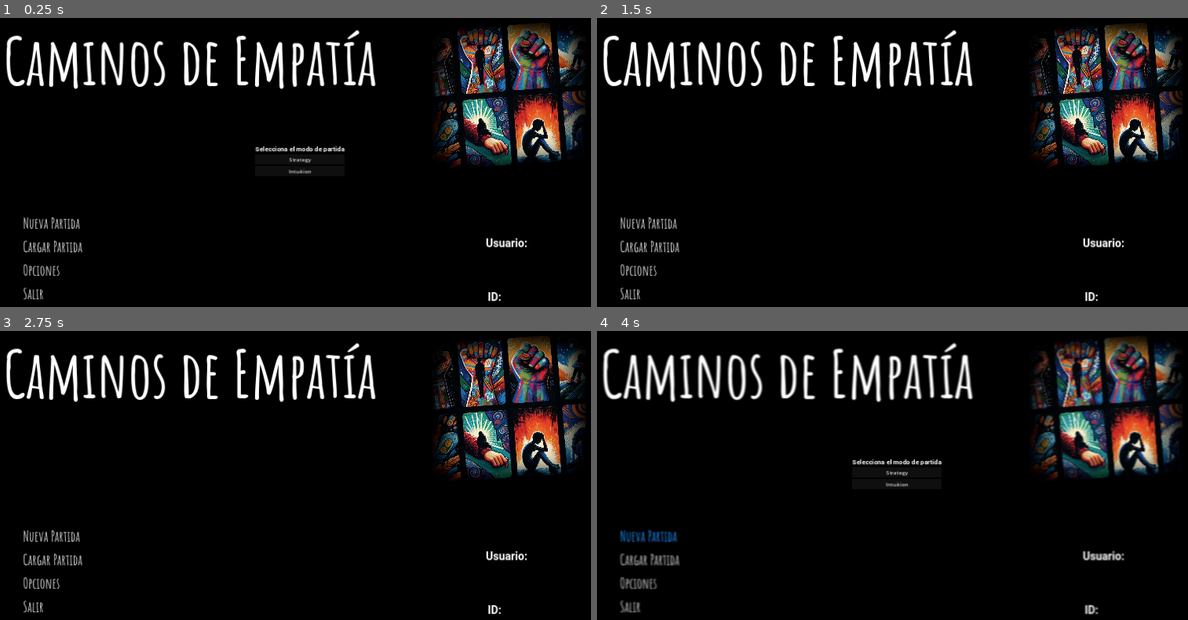
Above: before the commit, frames 1-4 (two rows, left to right).
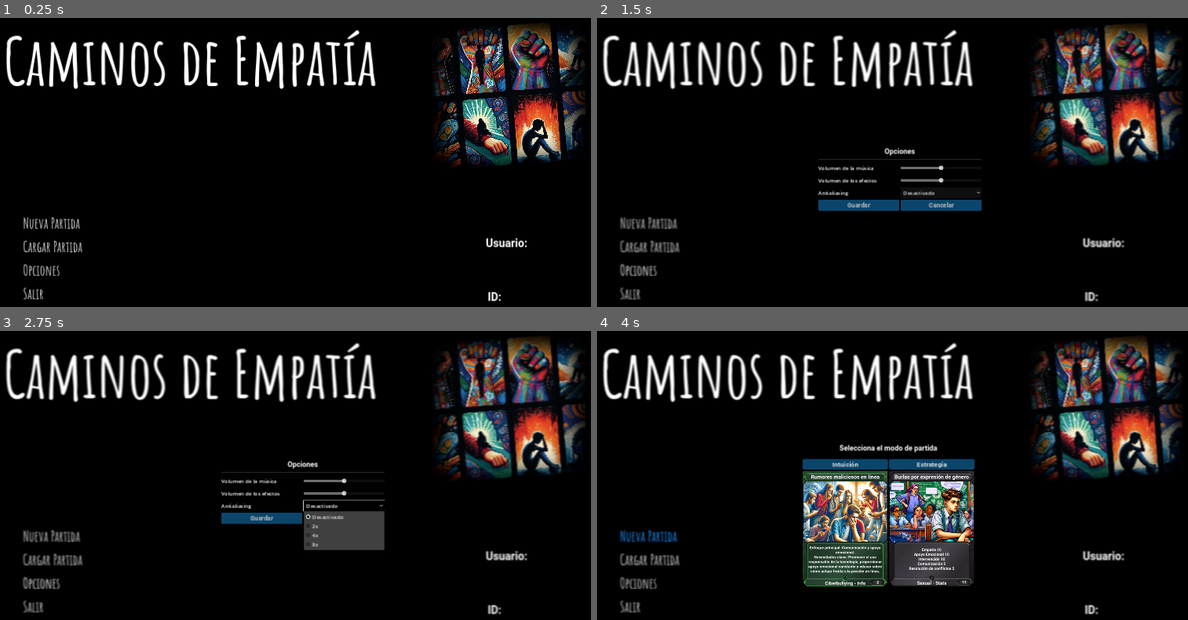
Above: after the commit, the same moments.

Repository: CarlosAlcarazDev/empathy
Game: Godot game, scene res://scenes/MainMenu.tscn
Same seed, same stepped clock (60 frames per second), same inputs: the game is played once before the commit and once after it. This scene is started directly instead of the project's main scene. Sound files missing from this copy of the repository are replaced by a short silence.
Inputs (mouse positions are in pixels of both pictures, inside the frame that each line leads up to):
- Up to frame 1 (0.25 s): no input
- Up to frame 2 (1.5 s): click "Opciones" at 0.5 s; click (898, 159) at 1.25 s, where only the run before the commit has a clickable "Strategy"
- Up to frame 3 (2.75 s): click (342, 504) at 2 s, where only the run after the commit has a clickable "Desactivado"
- Up to frame 4 (4 s): click (857, 518) at 2.75 s, where only the run after the commit has a clickable "Guardar"; click "Nueva Partida" at 3.5 s

The runs differ from the first frame. In frame 1, 0.3% of the frame differs, in the area x 43-59%, y 44-54%; in frame 2, 7.6%; in frame 3, 8.9%; in frame 4, 12%, in the area x 34-64%, y 39-89%.

Commit message:
MainMenu 3
Iniciar Partida Popup
Opciones Popup
Falta persistencia en //user de las opciones

Diff:
--- a/scenes/MainMenu.tscn
+++ b/scenes/MainMenu.tscn
@@ -1,11 +1,15 @@
-[gd_scene load_steps=15 format=3 uid="uid://fl3m5e2kgfnv"]
+[gd_scene load_steps=26 format=3 uid="uid://fl3m5e2kgfnv"]
 
 [ext_resource type="Script" path="res://scripts/main_menu.gd" id="1_60ffg"]
 [ext_resource type="FontFile" uid="uid://bceo6mdndisde" path="res://assets/fonts/Roboto-Bold.ttf" id="2_dav8f"]
 [ext_resource type="FontFile" uid="uid://bo8csdsex1d3i" path="res://assets/fonts/AmaticSC-Bold.ttf" id="2_ne65k"]
 [ext_resource type="AudioStream" uid="uid://dx2fo7t2540dk" path="res://assets/audio/music/Stand Strong.mp3" id="4_uk030"]
 [ext_resource type="Shader" path="res://scripts/MainMenu.gdshader" id="5_4lncx"]
-[ext_resource type="Script" path="res://scenes/strategy_button.gd" id="6_g1x1w"]
+[ext_resource type="Texture2D" uid="uid://bmqx20spjktk8" path="res://assets/images/backgrounds/bg_card_intuition_info.png" id="6_pae60"]
+[ext_resource type="Script" path="res://scenes/bg_card_1_texture_button.gd" id="7_ll3kt"]
+[ext_resource type="Texture2D" uid="uid://c2ndnemxcb3qi" path="res://assets/images/backgrounds/bg_card_strategy_stats.png" id="7_o0epr"]
+[ext_resource type="Script" path="res://scenes/bg_card_2_texture_button.gd" id="9_sta3f"]
+[ext_resource type="Script" path="res://scenes/option_window.gd" id="10_aj7d5"]
 
 [sub_resource type="StyleBoxEmpty" id="StyleBoxEmpty_7qmmk"]
 
@@ -49,6 +53,47 @@
 corner_radius_top_right = 5
 corner_radius_bottom_right = 5
 corner_radius_bottom_left = 5
+
+[sub_resource type="StyleBoxFlat" id="StyleBoxFlat_q4x7e"]
+bg_color = Color(0.0431373, 0.270588, 0.415686, 1)
+corner_radius_top_left = 5
+corner_radius_top_right = 5
+corner_radius_bottom_right = 5
+corner_radius_bottom_left = 5
+
+[sub_resource type="StyleBoxFlat" id="StyleBoxFlat_ktxdy"]
+bg_color = Color(0.0431373, 0.270588, 0.415686, 1)
+corner_radius_top_left = 5
+corner_radius_top_right = 5
+corner_radius_bottom_right = 5
+corner_radius_bottom_left = 5
+
+[sub_resource type="StyleBoxFlat" id="StyleBoxFlat_duuss"]
+bg_color = Color(0.0802329, 0.388847, 0.580558, 1)
+corner_radius_top_left = 5
+corner_radius_top_right = 5
+corner_radius_bottom_right = 5
+corner_radius_bottom_left = 5
+
+[sub_resource type="StyleBoxFlat" id="StyleBoxFlat_g0e3o"]
+bg_color = Color(0.0431373, 0.270588, 0.415686, 1)
+corner_radius_top_left = 5
+corner_radius_top_right = 5
+corner_radius_bottom_right = 5
+corner_radius_bottom_left = 5
+
+[sub_resource type="StyleBoxFlat" id="StyleBoxFlat_rsbxk"]
+bg_color = Color(0.0431373, 0.270588, 0.415686, 1)
+corner_radius_top_left = 5
+corner_radius_top_right = 5
+corner_radius_bottom_right = 5
+corner_radius_bottom_left = 5
+
+[sub_resource type="StyleBoxFlat" id="StyleBoxFlat_mgtxe"]
+bg_color = Color(0.0431373, 0.270588, 0.415686, 1)
+
+[sub_resource type="StyleBoxFlat" id="StyleBoxFlat_cpojq"]
+bg_color = Color(0.0431373, 0.270588, 0.415686, 1)
 
 [node name="MainMenu" type="Control"]
 layout_mode = 3
@@ -153,7 +198,7 @@
 offset_bottom = 1286.0
 scale = Vector2(0.4, 0.4)
 
-[node name="AudioStreamPlayer2D" type="AudioStreamPlayer2D" parent="."]
+[node name="MusicPlayer" type="AudioStreamPlayer2D" parent="."]
 stream = ExtResource("4_uk030")
 autoplay = true
 
@@ -177,8 +222,8 @@
 
 [node name="ExitWindow" type="Window" parent="Overlay"]
 auto_translate_mode = 1
-initial_position = 1
-size = Vector2i(221, 112)
+position = Vector2i(785, 484)
+size = Vector2i(350, 112)
 visible = false
 transient = true
 exclusive = true
@@ -190,7 +235,6 @@
 anchors_preset = 15
 anchor_right = 1.0
 anchor_bottom = 1.0
-offset_right = -4.0
 offset_bottom = -32.0
 grow_horizontal = 2
 grow_vertical = 2
@@ -202,6 +246,7 @@
 theme_override_fonts/font = ExtResource("2_dav8f")
 theme_override_font_sizes/font_size = 22
 text = "¿Seguro deseas salir?"
+horizontal_alignment = 1
 
 [node name="HSeparator" type="HSeparator" parent="Overlay/ExitWindow/VBoxContainer"]
 layout_mode = 2
@@ -252,53 +297,266 @@
 text = "Cancelar"
 
 [node name="ModeSelectionWindow" type="Window" parent="Overlay"]
-initial_position = 2
-size = Vector2i(300, 100)
+position = Vector2i(440, 30)
+size = Vector2i(850, 600)
+visible = false
 transient = true
 exclusive = true
 unresizable = true
 borderless = true
 
 [node name="VBoxContainer" type="VBoxContainer" parent="Overlay/ModeSelectionWindow"]
-offset_left = 4.0
-offset_top = 4.0
-offset_right = 236.0
-offset_bottom = 97.0
+anchors_preset = 5
+anchor_left = 0.5
+anchor_right = 0.5
+offset_left = -263.0
+offset_right = 263.0
+offset_bottom = 439.0
+grow_horizontal = 2
 
 [node name="Label" type="Label" parent="Overlay/ModeSelectionWindow/VBoxContainer"]
 layout_mode = 2
 theme_override_fonts/font = ExtResource("2_dav8f")
+theme_override_font_sizes/font_size = 22
+text = "Selecciona el modo de partida"
+horizontal_alignment = 1
+
+[node name="HSeparator2" type="HSeparator" parent="Overlay/ModeSelectionWindow/VBoxContainer"]
+layout_mode = 2
+theme_override_constants/separation = 10
+
+[node name="HBoxContainer2" type="HBoxContainer" parent="Overlay/ModeSelectionWindow/VBoxContainer"]
+layout_mode = 2
+size_flags_vertical = 3
+alignment = 1
+
+[node name="IntuitionButton" type="Button" parent="Overlay/ModeSelectionWindow/VBoxContainer/HBoxContainer2"]
+layout_mode = 2
+size_flags_horizontal = 3
+theme_override_fonts/font = ExtResource("2_dav8f")
 theme_override_font_sizes/font_size = 20
-text = "Selecciona el modo de partida"
-
-[node name="StrategyButton" type="Button" parent="Overlay/ModeSelectionWindow/VBoxContainer"]
-layout_mode = 2
-text = "Strategy"
-script = ExtResource("6_g1x1w")
-
-[node name="IntuitionButton" type="Button" parent="Overlay/ModeSelectionWindow/VBoxContainer"]
-layout_mode = 2
-text = "Intuition"
+theme_override_styles/focus = SubResource("StyleBoxFlat_q4x7e")
+theme_override_styles/hover_pressed = SubResource("StyleBoxFlat_ktxdy")
+theme_override_styles/hover = SubResource("StyleBoxFlat_duuss")
+theme_override_styles/pressed = SubResource("StyleBoxFlat_g0e3o")
+theme_override_styles/normal = SubResource("StyleBoxFlat_rsbxk")
+text = "Intuición"
+
+[node name="StrategyButton" type="Button" parent="Overlay/ModeSelectionWindow/VBoxContainer/HBoxContainer2"]
+layout_mode = 2
+size_flags_horizontal = 3
+theme_override_fonts/font = ExtResource("2_dav8f")
+theme_override_font_sizes/font_size = 20
+theme_override_styles/focus = SubResource("StyleBoxFlat_q4x7e")
+theme_override_styles/hover_pressed = SubResource("StyleBoxFlat_ktxdy")
+theme_override_styles/hover = SubResource("StyleBoxFlat_duuss")
+theme_override_styles/pressed = SubResource("StyleBoxFlat_g0e3o")
+theme_override_styles/normal = SubResource("StyleBoxFlat_rsbxk")
+text = "Estrategía"
 
 [node name="Timer" type="Timer" parent="Overlay/ModeSelectionWindow/VBoxContainer"]
 wait_time = 1.5
 
-[node name="TextureButton" type="TextureButton" parent="Overlay/ModeSelectionWindow/VBoxContainer"]
-layout_mode = 2
-
-[node name="InfoLabel" type="Label" parent="."]
+[node name="HBoxContainer" type="HBoxContainer" parent="Overlay/ModeSelectionWindow/VBoxContainer"]
+layout_mode = 2
+
+[node name="BgCardIntuitionTextureButton" type="TextureButton" parent="Overlay/ModeSelectionWindow/VBoxContainer/HBoxContainer"]
+z_index = 1
+layout_mode = 2
+texture_normal = ExtResource("6_pae60")
+script = ExtResource("7_ll3kt")
+
+[node name="Panel" type="Panel" parent="Overlay/ModeSelectionWindow/VBoxContainer/HBoxContainer/BgCardIntuitionTextureButton"]
+layout_mode = 1
+anchors_preset = 8
+anchor_left = 0.5
+anchor_top = 0.5
+anchor_right = 0.5
+anchor_bottom = 0.5
+offset_left = -270.5
+offset_top = -117.5
+offset_right = -120.5
+offset_bottom = 32.5
+grow_horizontal = 2
+grow_vertical = 2
+theme_override_styles/panel = SubResource("StyleBoxFlat_mgtxe")
+
+[node name="Label" type="Label" parent="Overlay/ModeSelectionWindow/VBoxContainer/HBoxContainer/BgCardIntuitionTextureButton/Panel"]
+layout_mode = 1
+anchors_preset = 15
+anchor_right = 1.0
+anchor_bottom = 1.0
+grow_horizontal = 2
+grow_vertical = 2
+theme_override_colors/font_color = Color(1, 1, 1, 1)
+theme_override_fonts/font = ExtResource("2_dav8f")
+theme_override_font_sizes/font_size = 12
+text = "Para jugadores que prefieren un desafío más intuitivo, confiando en su interpretación de la situación para elegir las cartas más adecuadas sin depender directamente de los atributos numéricos."
+horizontal_alignment = 1
+vertical_alignment = 1
+autowrap_mode = 3
+
+[node name="BgCardStrategyTextureButton" type="TextureButton" parent="Overlay/ModeSelectionWindow/VBoxContainer/HBoxContainer"]
+layout_mode = 2
+texture_normal = ExtResource("7_o0epr")
+script = ExtResource("9_sta3f")
+
+[node name="Panel2" type="Panel" parent="Overlay/ModeSelectionWindow/VBoxContainer/HBoxContainer/BgCardStrategyTextureButton"]
+layout_mode = 1
+anchors_preset = 8
+anchor_left = 0.5
+anchor_top = 0.5
+anchor_right = 0.5
+anchor_bottom = 0.5
+offset_left = -270.5
+offset_top = -116.5
+offset_right = -120.5
+offset_bottom = 33.5
+grow_horizontal = 2
+grow_vertical = 2
+theme_override_styles/panel = SubResource("StyleBoxFlat_cpojq")
+
+[node name="Label" type="Label" parent="Overlay/ModeSelectionWindow/VBoxContainer/HBoxContainer/BgCardStrategyTextureButton/Panel2"]
+layout_mode = 1
+anchors_preset = 15
+anchor_right = 1.0
+anchor_bottom = 1.0
+grow_horizontal = 2
+grow_vertical = 2
+theme_override_colors/font_color = Color(1, 1, 1, 1)
+theme_override_fonts/font = ExtResource("2_dav8f")
+theme_override_font_sizes/font_size = 12
+text = "Para jugadores que quieran un enfoque más táctico y controlado, en el que pueden ver todos los atributos de las cartas y tomar decisiones basadas en esa información."
+horizontal_alignment = 1
+vertical_alignment = 1
+autowrap_mode = 3
+
+[node name="OptionWindow" type="Window" parent="Overlay"]
+position = Vector2i(710, 500)
+size = Vector2i(500, 500)
 visible = false
-offset_left = 1117.0
-offset_top = 529.0
-offset_right = 1389.0
-offset_bottom = 552.0
-text = "sdfasldjfalsdjfalsdjf
-"
+transient = true
+exclusive = true
+unresizable = true
+borderless = true
+script = ExtResource("10_aj7d5")
+
+[node name="VBoxContainer" type="VBoxContainer" parent="Overlay/OptionWindow"]
+anchors_preset = 10
+anchor_right = 1.0
+offset_bottom = 197.0
+grow_horizontal = 2
+alignment = 1
+
+[node name="Label" type="Label" parent="Overlay/OptionWindow/VBoxContainer"]
+layout_mode = 2
+theme_override_colors/font_color = Color(1, 1, 1, 1)
+theme_override_fonts/font = ExtResource("2_dav8f")
+theme_override_font_sizes/font_size = 22
+text = "Opciones"
+horizontal_alignment = 1
+vertical_alignment = 2
+
+[node name="HSeparator" type="HSeparator" parent="Overlay/OptionWindow/VBoxContainer"]
+layout_mode = 2
+theme_override_constants/separation = 10
+
+[node name="HBoxContainer" type="HBoxContainer" parent="Overlay/OptionWindow/VBoxContainer"]
+layout_mode = 2
+size_flags_vertical = 3
+
+[node name="Label2" type="Label" parent="Overlay/OptionWindow/VBoxContainer/HBoxContainer"]
+layout_mode = 2
+size_flags_horizontal = 3
+text = "Volumen de la música"
+
+[node name="MusicVolumeSlider" type="HSlider" parent="Overlay/OptionWindow/VBoxContainer/HBoxContainer"]
+layout_mode = 2
+size_flags_horizontal = 3
+size_flags_vertical = 4
+
+[node name="HBoxContainer2" type="HBoxContainer" parent="Overlay/OptionWindow/VBoxContainer"]
+layout_mode = 2
+size_flags_vertical = 3
+
+[node name="Label2" type="Label" parent="Overlay/OptionWindow/VBoxContainer/HBoxContainer2"]
+layout_mode = 2
+size_flags_horizontal = 3
+text = "Volumen de los efectos"
+
+[node name="SFXVolumeSlider" type="HSlider" parent="Overlay/OptionWindow/VBoxContainer/HBoxContainer2"]
+layout_mode = 2
+size_flags_horizontal = 3
+size_flags_vertical = 4
+
+[node name="HBoxContainer3" type="HBoxContainer" parent="Overlay/OptionWindow/VBoxContainer"]
+layout_mode = 2
+size_flags_vertical = 3
+
+[node name="Label2" type="Label" parent="Overlay/OptionWindow/VBoxContainer/HBoxContainer3"]
+layout_mode = 2
+size_flags_horizontal = 3
+text = "Antialiasing"
+
+[node name="AntialiasingOption" type="OptionButton" parent="Overlay/OptionWindow/VBoxContainer/HBoxContainer3"]
+layout_mode = 2
+size_flags_horizontal = 3
+size_flags_vertical = 4
+
+[node name="HBoxContainer4" type="HBoxContainer" parent="Overlay/OptionWindow/VBoxContainer"]
+layout_mode = 2
+size_flags_vertical = 3
+alignment = 1
+
+[node name="SaveOptionButton" type="Button" parent="Overlay/OptionWindow/VBoxContainer/HBoxContainer4"]
+layout_mode = 2
+size_flags_horizontal = 3
+theme = SubResource("Theme_d07m3")
+theme_override_colors/font_disabled_color = Color(1, 1, 1, 1)
+theme_override_colors/font_hover_pressed_color = Color(1, 1, 1, 1)
+theme_override_colors/font_hover_color = Color(1, 1, 1, 1)
+theme_override_colors/font_pressed_color = Color(1, 1, 1, 1)
+theme_override_colors/font_focus_color = Color(0.74902, 0.74902, 0.74902, 1)
+theme_override_colors/font_color = Color(0.74902, 0.74902, 0.74902, 1)
+theme_override_colors/font_outline_color = Color(1, 1, 1, 1)
+theme_override_fonts/font = ExtResource("2_dav8f")
+theme_override_font_sizes/font_size = 19
+theme_override_styles/focus = SubResource("StyleBoxFlat_eibd6")
+theme_override_styles/hover_pressed = SubResource("StyleBoxFlat_daadh")
+theme_override_styles/hover = SubResource("StyleBoxFlat_kj1oc")
+theme_override_styles/pressed = SubResource("StyleBoxFlat_f4eia")
+theme_override_styles/normal = SubResource("StyleBoxFlat_li4e7")
+text = "Guardar"
+
+[node name="CancelOptionButton" type="Button" parent="Overlay/OptionWindow/VBoxContainer/HBoxContainer4"]
+layout_mode = 2
+size_flags_horizontal = 3
+theme_override_colors/font_disabled_color = Color(1, 1, 1, 1)
+theme_override_colors/font_hover_pressed_color = Color(1, 1, 1, 1)
+theme_override_colors/font_hover_color = Color(1, 1, 1, 1)
+theme_override_colors/font_pressed_color = Color(1, 1, 1, 1)
+theme_override_colors/font_focus_color = Color(0.74902, 0.74902, 0.74902, 1)
+theme_override_colors/font_color = Color(0.74902, 0.74902, 0.74902, 1)
+theme_override_colors/font_outline_color = Color(1, 1, 1, 1)
+theme_override_fonts/font = ExtResource("2_dav8f")
+theme_override_font_sizes/font_size = 19
+theme_override_styles/focus = SubResource("StyleBoxFlat_eibd6")
+theme_override_styles/hover_pressed = SubResource("StyleBoxFlat_daadh")
+theme_override_styles/hover = SubResource("StyleBoxFlat_kj1oc")
+theme_override_styles/pressed = SubResource("StyleBoxFlat_f4eia")
+theme_override_styles/normal = SubResource("StyleBoxFlat_li4e7")
+text = "Cancelar"
 
 [connection signal="pressed" from="VBoxContainer/NewGameButton" to="." method="_on_new_game_button_pressed"]
+[connection signal="pressed" from="VBoxContainer/OptionsButton" to="." method="_on_options_button_pressed"]
 [connection signal="pressed" from="VBoxContainer/QuitButton" to="." method="_on_quit_button_pressed"]
 [connection signal="pressed" from="Overlay/ExitWindow/VBoxContainer/HBoxContainer/OKButton" to="." method="_on_ok_button_pressed"]
 [connection signal="pressed" from="Overlay/ExitWindow/VBoxContainer/HBoxContainer/CancelButton" to="." method="_on_cancel_button_pressed"]
-[connection signal="pressed" from="Overlay/ModeSelectionWindow/VBoxContainer/StrategyButton" to="." method="_on_strategy_button_pressed"]
-[connection signal="pressed" from="Overlay/ModeSelectionWindow/VBoxContainer/IntuitionButton" to="." method="_on_intuition_button_pressed"]
-[connection signal="timeout" from="Overlay/ModeSelectionWindow/VBoxContainer/Timer" to="Overlay/ModeSelectionWindow/VBoxContainer/StrategyButton" method="_on_timer_timeout"]
+[connection signal="pressed" from="Overlay/ModeSelectionWindow/VBoxContainer/HBoxContainer2/IntuitionButton" to="." method="_on_intuition_button_pressed"]
+[connection signal="pressed" from="Overlay/ModeSelectionWindow/VBoxContainer/HBoxContainer2/StrategyButton" to="." method="_on_strategy_button_pressed"]
+[connection signal="mouse_entered" from="Overlay/ModeSelectionWindow/VBoxContainer/HBoxContainer/BgCardIntuitionTextureButton" to="Overlay/ModeSelectionWindow/VBoxContainer/HBoxContainer/BgCardIntuitionTextureButton" method="_on_mouse_entered"]
+[connection signal="pressed" from="Overlay/ModeSelectionWindow/VBoxContainer/HBoxContainer/BgCardIntuitionTextureButton" to="." method="_on_bg_card_intuition_texture_button_pressed"]
+[connection signal="mouse_entered" from="Overlay/ModeSelectionWindow/VBoxContainer/HBoxContainer/BgCardStrategyTextureButton" to="Overlay/ModeSelectionWindow/VBoxContainer/HBoxContainer/BgCardStrategyTextureButton" method="_on_mouse_entered"]
+[connection signal="pressed" from="Overlay/ModeSelectionWindow/VBoxContainer/HBoxContainer/BgCardStrategyTextureButton" to="." method="_on_bg_card_strategy_texture_button_pressed"]
+[connection signal="pressed" from="Overlay/OptionWindow/VBoxContainer/HBoxContainer4/SaveOptionButton" to="Overlay/OptionWindow" method="_on_save_option_button_pressed"]
+[connection signal="pressed" from="Overlay/OptionWindow/VBoxContainer/HBoxContainer4/CancelOptionButton" to="." method="_on_cancel_option_button_pressed"]
--- /dev/null
+++ b/scenes/bg_card_1_texture_button.gd
@@ -0,0 +1,27 @@
+extends TextureButton
+
+
+@onready var panel = $Panel
+@onready var blur_overlay = $"../../../../BlurOverlay"
+
+
+func _ready():
+	panel.visible = false
+
+func _on_mouse_entered():
+	panel.visible = true
+	set_process_input(true)
+
+# Función para mover el panel a la posición del ratón solo si está sobre el botón
+func _input(event):
+	if event is InputEventMouseMotion:
+		# Obtener la posición global del ratón
+		var global_mouse_pos = get_viewport().get_mouse_position()
+		# Verificar si la posición del ratón está dentro del área del TextureButton
+		if global_mouse_pos.x >= global_position.x and global_mouse_pos.x <= global_position.x + size.x and global_mouse_pos.y >= global_position.y and global_mouse_pos.y <= global_position.y + size.y:
+			# Mover el panel a la posición relativa dentro del TextureButton
+			var local_mouse_pos = global_mouse_pos - global_position
+			panel.position = local_mouse_pos
+		else:
+			panel.visible = false
+			set_process_input(false)
--- /dev/null
+++ b/scenes/bg_card_2_texture_button.gd
@@ -0,0 +1,26 @@
+extends TextureButton
+
+
+@onready var panel = $Panel2
+
+
+func _ready():
+	panel.visible = false
+
+func _on_mouse_entered():
+	panel.visible = true
+	set_process_input(true)
+
+# Función para mover el panel a la posición del ratón solo si está sobre el botón
+func _input(event):
+	if event is InputEventMouseMotion:
+		# Obtener la posición global del ratón
+		var global_mouse_pos = get_viewport().get_mouse_position()
+		# Verificar si la posición del ratón está dentro del área del TextureButton
+		if global_mouse_pos.x >= global_position.x and global_mouse_pos.x <= global_position.x + size.x and global_mouse_pos.y >= global_position.y and global_mouse_pos.y <= global_position.y + size.y:
+			# Mover el panel a la posición relativa dentro del TextureButton
+			var local_mouse_pos = global_mouse_pos - global_position
+			panel.position = local_mouse_pos
+		else:
+			panel.visible = false
+			set_process_input(false)
--- /dev/null
+++ b/scenes/option_window.gd
@@ -0,0 +1,63 @@
+extends Window
+
+@onready var music_slider = $VBoxContainer/HBoxContainer/MusicVolumeSlider
+@onready var sfx_slider = $VBoxContainer/HBoxContainer2/SFXVolumeSlider
+@onready var antialiasing_option = $VBoxContainer/HBoxContainer3/AntialiasingOption
+@onready var music_player = $"../../MusicPlayer"
+@onready var option_window = $"."
+@onready var blur_overlay = $"../BlurOverlay"
+
+func _ready():
+	# Configurar los sliders con valores iniciales
+	music_slider.min_value = 0
+	music_slider.max_value = 100
+	music_slider.value = 50  # Valor inicial del volumen de la música
+
+	sfx_slider.min_value = 0
+	sfx_slider.max_value = 100
+	sfx_slider.value = 50  # Valor inicial del volumen de los efectos SFX
+
+	# Configurar el OptionButton con opciones de antialiasing
+	antialiasing_option.add_item("Desactivado", 0)
+	antialiasing_option.add_item("2x", 2)
+	antialiasing_option.add_item("4x", 4)
+	antialiasing_option.add_item("8x", 8)
+	antialiasing_option.selected = 0  # Selección predeterminada (Desactivado)
+
+	# Conectar las señales de los sliders y OptionButton
+	music_slider.value_changed.connect(_on_music_volume_changed)
+	sfx_slider.value_changed.connect(_on_sfx_volume_changed)
+	antialiasing_option.item_selected.connect(_on_antialiasing_selected)
+
+# Funciones para manejar los cambios
+func _on_music_volume_changed(value):
+	print("Nuevo volumen de música:", value)
+	# Convertir el valor del slider (0 a 100) a decibelios (-80 a 0)
+	var volume_db = lerp(-80, 0, value / 100.0)
+	music_player.volume_db = volume_db
+	print("Nuevo volumen de música:", volume_db)
+
+func _on_sfx_volume_changed(value):
+	print("Nuevo volumen de SFX:", value)
+	# Aquí podrías actualizar el volumen de los efectos de sonido en tu AudioStream
+
+func _on_antialiasing_selected(id):
+	match id:
+		0:
+			print("Antialiasing desactivado")
+			# Aplica la configuración para desactivar antialiasing
+		2:
+			print("Antialiasing 2x activado")
+			# Aplica la configuración de 2x antialiasing
+		4:
+			print("Antialiasing 4x activado")
+			# Aplica la configuración de 4x antialiasing
+		8:
+			print("Antialiasing 8x activado")
+			# Aplica la configuración de 8x antialiasing
+
+
+func _on_save_option_button_pressed():
+	GameConfig.music_volume = music_slider.value
+	option_window.hide()
+	blur_overlay.visible = false
--- a/scripts/game_config.gd
+++ b/scripts/game_config.gd
@@ -16,6 +16,13 @@
 # Dificultad de la IA: "Estudiante", "Profesor", "Psicólogo"
 var ia_difficulty: Difficulty = Difficulty.ESTUDIANTE  # Valor por defecto
 
+# Opciones
+var music_volume = 50
+var sfx_volume = 50
+
+
+
+
 # Called when the node enters the scene tree for the first time.
 func _ready():
 	pass # Replace with function body.
--- a/scripts/main_menu.gd
+++ b/scripts/main_menu.gd
@@ -4,6 +4,9 @@
 # Fecha de Creación: 06 de Noviembre de 2024
 # Descripción: Este script maneja la lógica de la pantalla de menú principal,
 # # Se muestran imagenes aleatoriamente cada vez que se carga la escena
+# Ventanas emergentes para controlar iniciar partida y salir.
+# He creado un shader para que cuando se activen las ventanas emergentes de tipo windows
+# el fondo del menú se ponga borroso.
 # ===============================
 
 extends Control
@@ -11,13 +14,15 @@
 
 @onready var user_label = $UserLabel
 @onready var id_label = $IDLabel
-@onready var audio_stream_player_2d = $AudioStreamPlayer2D
+
+@onready var music_player = $MusicPlayer
 
 @onready var texture_rect = $TextureRect
 
 @onready var blur_overlay = $Overlay/BlurOverlay
 @onready var exit_window = $Overlay/ExitWindow
 @onready var mode_selection_window = $Overlay/ModeSelectionWindow
+@onready var option_window = $Overlay/OptionWindow
 
 
 # Precarga las texturas que se mostrarán aleatoriamente
@@ -36,10 +41,16 @@
 
 
 func _ready():
+	var volume_db = lerp(-80, 0, GameConfig.music_volume / 100.0)
+	music_player.volume_db = volume_db
 	id_label.text = "ID: " + str(GlobalData.id)
 	user_label.text = "Usuario: " + GlobalData.user
-
-
+	exit_window.position = Vector2(785,484)
+	exit_window.size = Vector2(350,112)
+	mode_selection_window.position = Vector2(500,450)
+	mode_selection_window.size = Vector2(850,600)
+	option_window.position = Vector2(710,500)
+	option_window.size = Vector2(500,500)
 	randomize()  # Inicializa el generador de números aleatorios
 
 	# Carga el último índice de textura desde el archivo
@@ -111,7 +122,7 @@
 	mode_selection_window.show()
 
 func _on_strategy_button_pressed():
-	GameConfig.game_mode = "Opción 1"
+	GameConfig.game_mode = "Estrategia"
 	close_mode_selection_window()
 
 func close_mode_selection_window():
@@ -119,9 +130,15 @@
 	mode_selection_window.hide()
 	blur_overlay.visible = false
 
+func close_option_window():
+	# Ocultar la ventana y el desenfoque del fondo
+	option_window.hide()
+	blur_overlay.visible = false
+
+
 
 func _on_intuition_button_pressed():
-	GameConfig.game_mode = "Opción 2"
+	GameConfig.game_mode = "Intuición"
 	close_mode_selection_window()
 
 
@@ -133,3 +150,27 @@
 func _on_cancel_button_pressed():
 	exit_window.hide()
 	blur_overlay.visible = false
+
+
+
+
+func _on_bg_card_strategy_texture_button_pressed():
+	print("pressed strategy")
+	close_mode_selection_window()
+
+
+func _on_bg_card_intuition_texture_button_pressed():
+	print("pressed intuition")
+	close_mode_selection_window()
+
+
+func _on_options_button_pressed():
+		# Mostrar el desenfoque en el fondo
+	blur_overlay.visible = true
+
+	# Mostrar el panel de selección de modo
+	option_window.show()
+
+
+func _on_cancel_option_button_pressed():
+	close_option_window()
Binary file added: assets/images/backgrounds/bg_1.webp
Not shown, added: assets/images/backgrounds/bg_1.webp.import
Binary file added: assets/images/backgrounds/bg_2.png
Not shown, added: assets/images/backgrounds/bg_2.png.import
Binary file added: assets/images/backgrounds/bg_card_intuition_info.png
Not shown, added: assets/images/backgrounds/bg_card_intuition_info.png.import
Binary file added: assets/images/backgrounds/bg_card_strategy_stats.png
Not shown, added: assets/images/backgrounds/bg_card_strategy_stats.png.import
